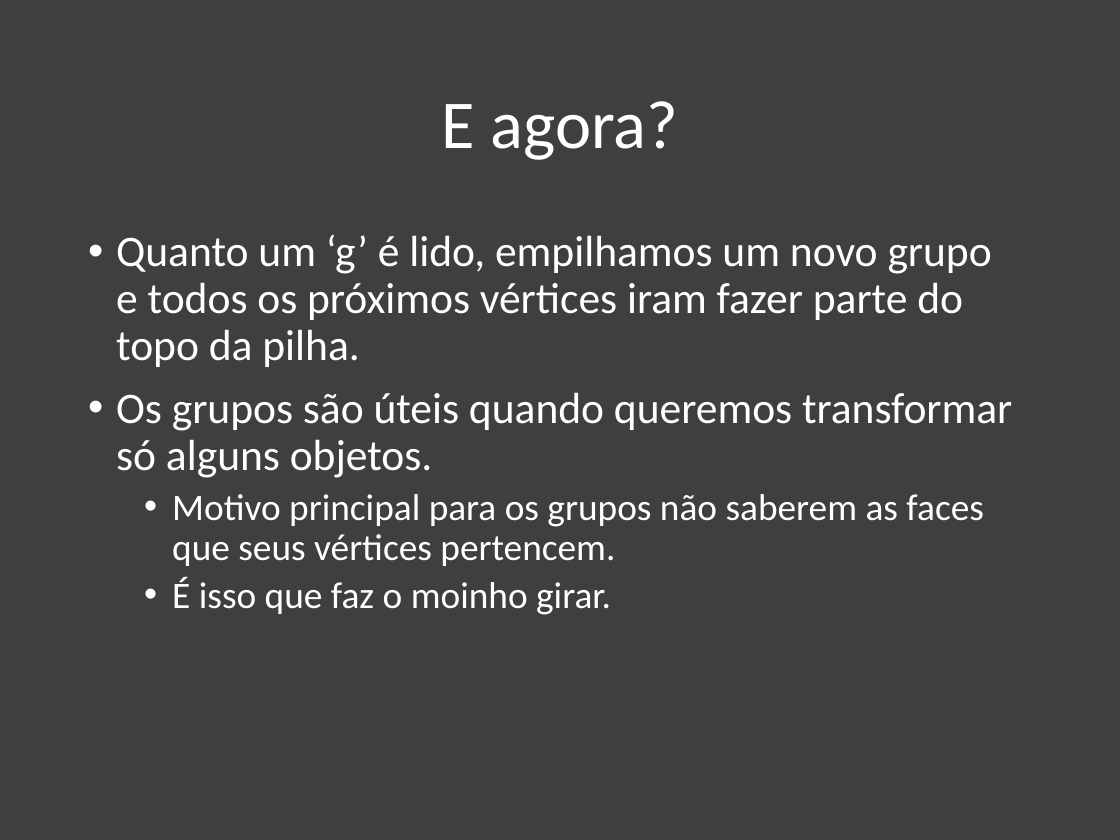
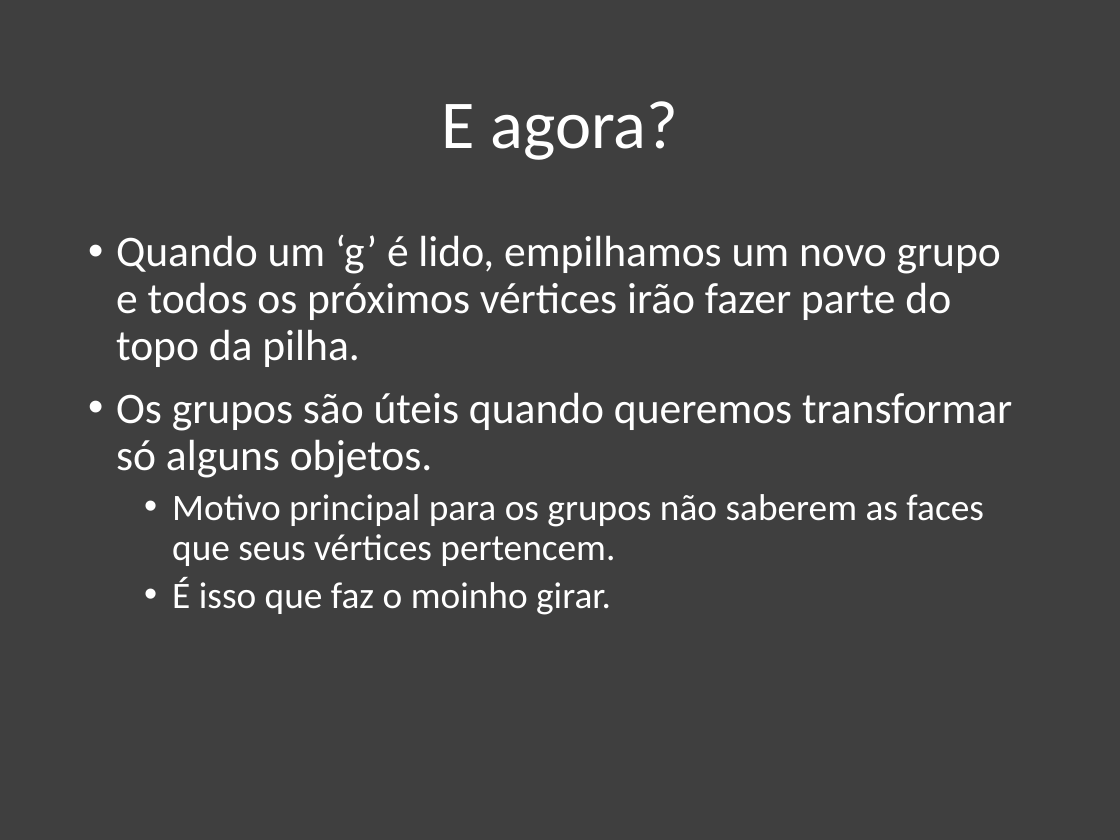
Before and after one commit to danisson/final-cg1, a slide deck: slide 16 of apresentação/Trabalho de CG1.pptx. Drawn at 1120x840 pixels with LibreOffice and Linux fonts; fonts in the diff are those of the drawing. Boxes give left, top, right and bottom in pixels: in the first picture for what was removed or moved away, otherwise in the second. Text is boxed around its words. In the diff, an @@ line names an element or a change of style, - is before the commit and + after.

Commit message:
Apresentação sem typos.

```diff
--- a/apresentação/Trabalho de CG1.pptx
+++ b/apresentação/Trabalho de CG1.pptx
@@ text at [116,235,1001,367]: text changed @@
-• Quanto um ‘g’ é lido, empilhamos um novo grupo e todos os próximos vértices iram fazer parte do topo da pilha.
+• Quando um ‘g’ é lido, empilhamos um novo grupo e todos os próximos vértices irão fazer parte do topo da pilha.
```
Also in this commit, not shown: 1 other file.
